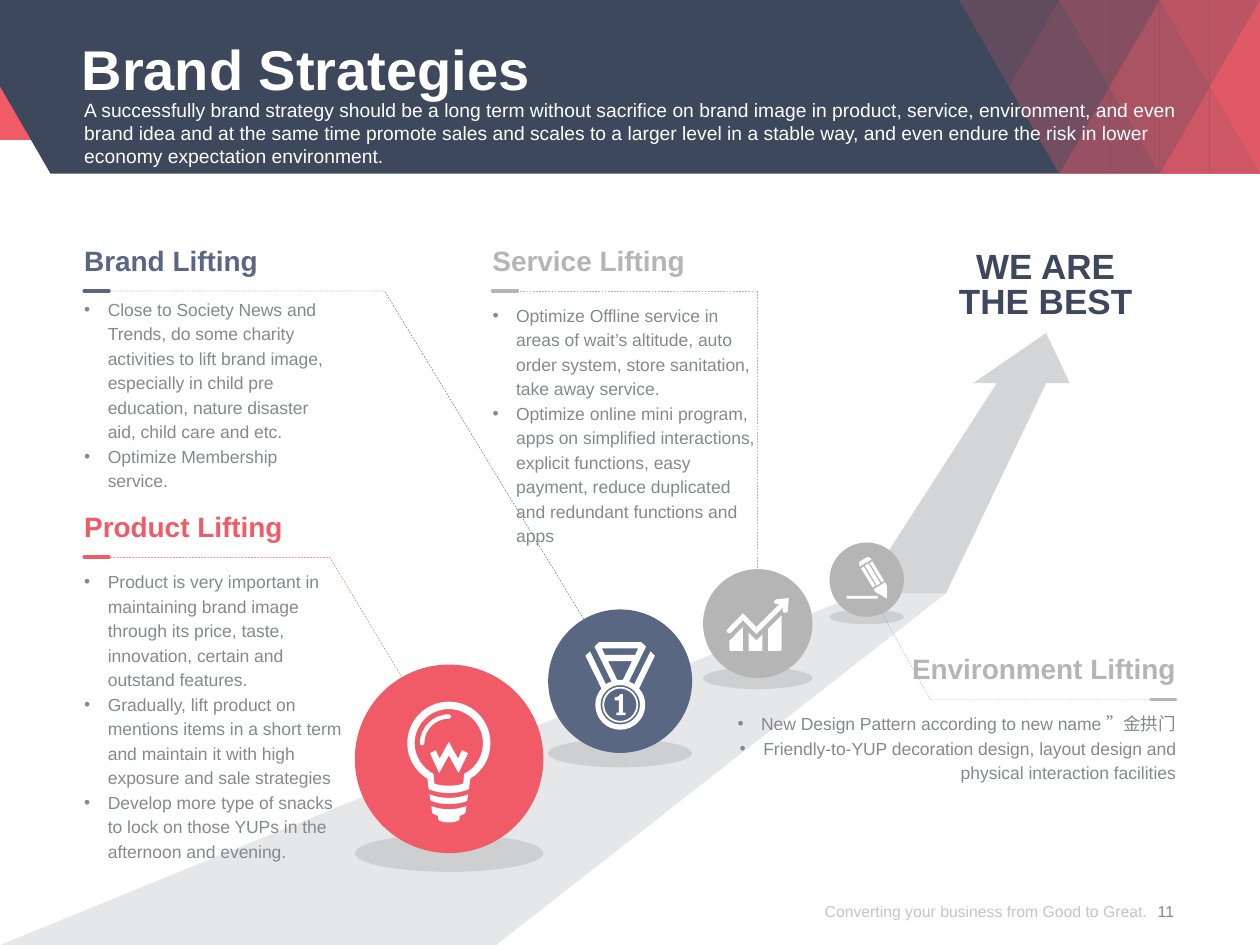
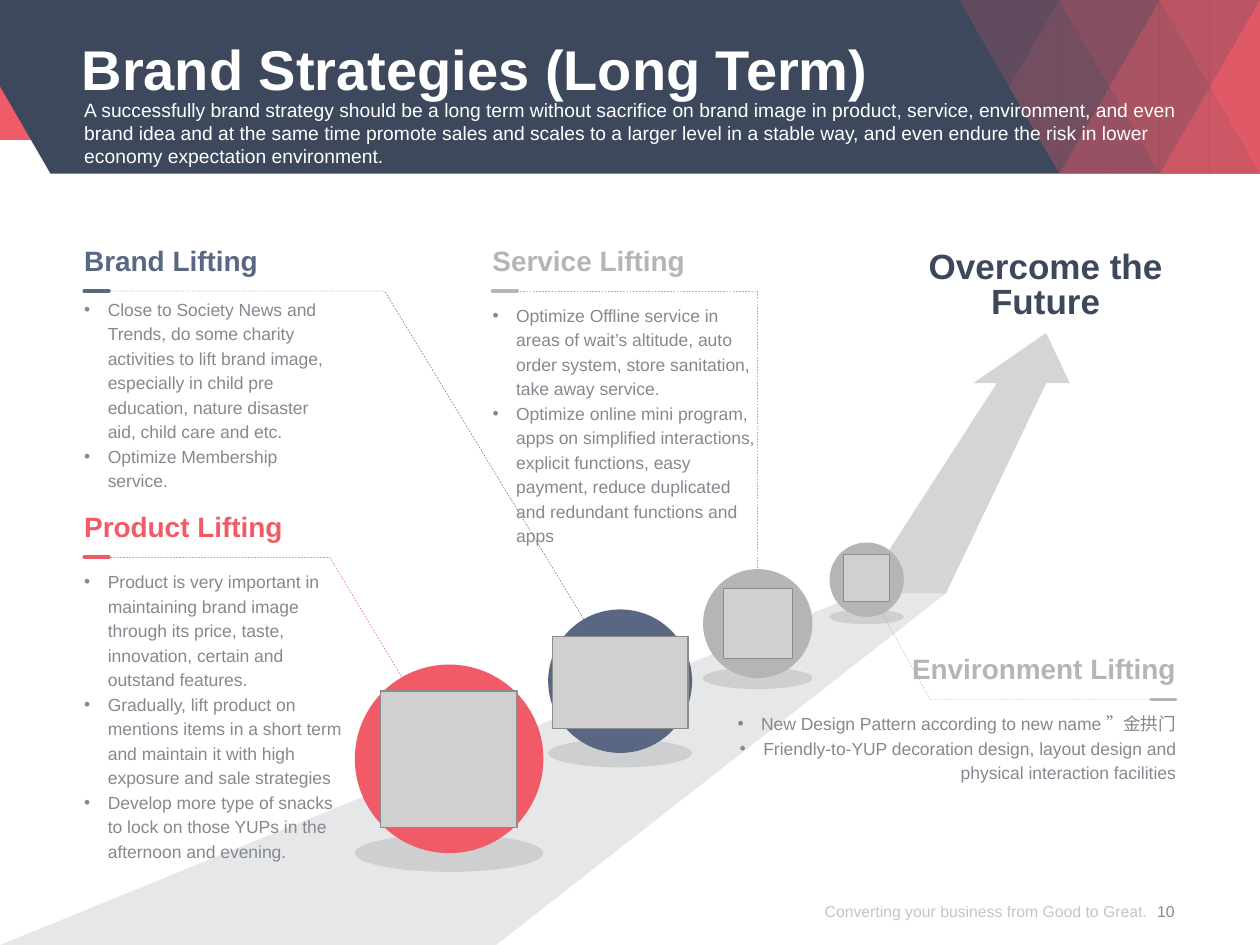
Before and after one commit to davidjacksonluther/impacttest, a slide deck: slide 10 of View/Company/McDonalds/Competitor Analysis.pptx (slide 11 before the commit). Drawn at 1260x945 pixels with LibreOffice and Linux fonts; fonts in the diff are those of the drawing; grey boxes stand for pictures; background and template pictures are left out. Boxes give left, top, right and bottom in pixels: in the first picture for what was removed or moved away, otherwise in the second. Text is boxed around its words. In the diff, an @@ line names an element or a change of style, - is before the commit and + after.

```diff
--- a/View/Company/McDonalds/Competitor Analysis.pptx
+++ b/View/Company/McDonalds/Competitor Analysis.pptx
@@ title at bbox=[82, 49, 867, 101]: text changed @@
-Brand Strategies
+Brand Strategies (Long Term)
@@ text at bbox=[929, 253, 1162, 315]: text changed @@
-WE ARE
-THE BEST
+Overcome the Future
@@ picture added at bbox=[843, 554, 890, 601] @@
@@ freeform shape removed at bbox=[847, 557, 887, 598] @@
@@ picture added at bbox=[723, 588, 793, 658] @@
@@ freeform shape removed at bbox=[726, 598, 789, 651] @@
@@ picture added at bbox=[553, 636, 688, 728] @@
@@ freeform shape removed at bbox=[586, 643, 655, 730] @@
@@ picture added at bbox=[381, 690, 518, 828] @@
@@ freeform shape removed at bbox=[407, 702, 490, 823] @@
@@ page number at bbox=[1157, 906, 1175, 917]: text changed @@
-11
+10
```
Also in this commit, not shown: 12 other slides changed, 3 slides added, 2 other files.
